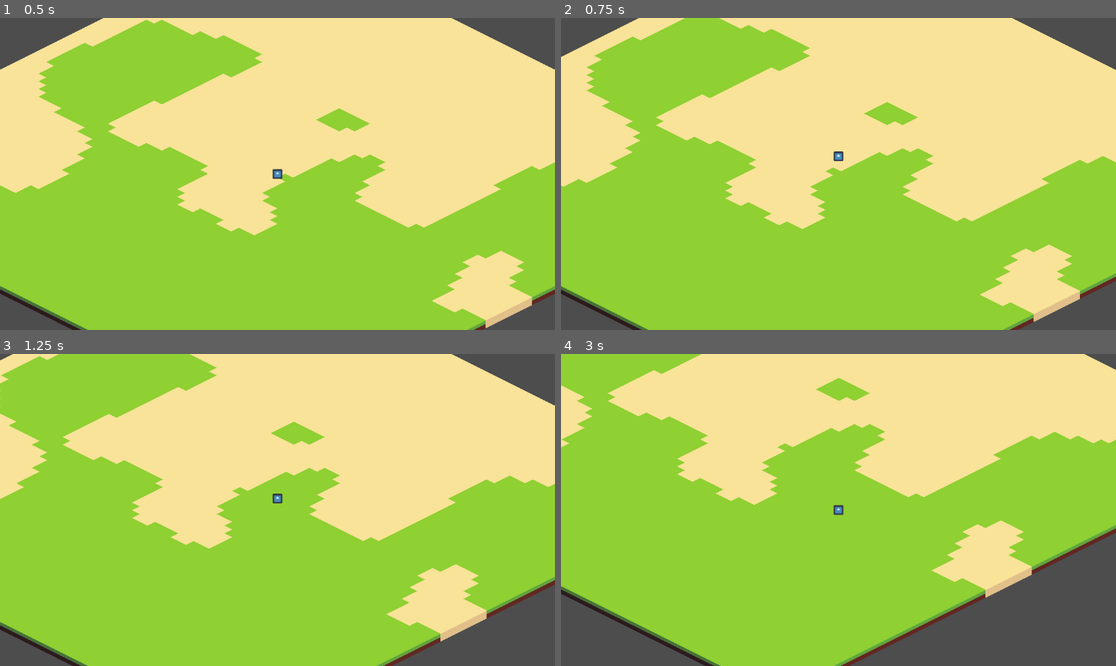
Above: before the commit, frames 1-4 (two rows, left to right).
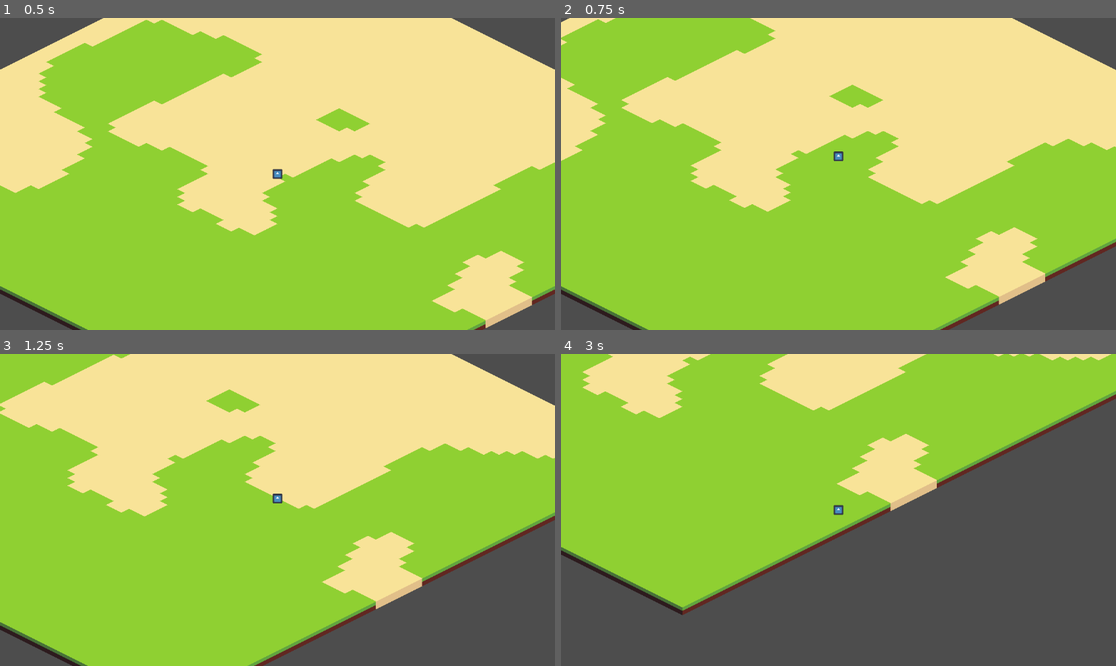
Above: after the commit, the same moments.

Repository: Ipnu22Aris33/hello-craft
Game: Godot game, scene res://scenes/World.tscn
Two runs of this game, one before a commit and one after it. Both use one fixed random seed, a clock stepped at 60 frames per second and the inputs below. The engine's default icon, where the game draws it, is replaced by a stand-in: a white triangle on a blue panel in a dark square.
Inputs (mouse positions are in pixels of both pictures, inside the frame that each line leads up to):
- Up to frame 1 (0.5 s): no input
- Up to frame 2 (0.75 s): tap Enter (ui_accept) at 0.5 s; move the mouse to (960, 158) at 0.52 s; hold Right (ui_right) from 0.53 s (still down); hold Shift from 0.53 s (still down); tap Tab (ui_focus_next) at 0.6 s; click (960, 158) at 0.67 s
- Up to frame 3 (1.25 s): keep holding Right (ui_right); keep holding Shift; tap Enter (ui_accept) at 0.77 s
- Up to frame 4 (3 s): move the mouse to (727, 525) at 1.27 s; release Right (ui_right) at 1.28 s; release Shift at 1.28 s; hold Down (ui_down) 1.28-2.03 s; tap Shift at 1.35, 2.85 s; tap Enter (ui_accept) at 1.52 s; tap Tab (ui_focus_next) at 1.55, 2.1 s; move the mouse to (894, 441) at 2.02 s; hold Right (ui_right) 2.03-2.78 s; hold Shift 2.03-2.78 s; move the mouse to (810, 572) at 2.77 s; hold Up (ui_up) from 2.78 s (still down); click (810, 572) at 2.92 s

Frame 1 is identical in both runs. In frame 2, 22% of the frame differs, in the area x 0-100%, y 0-100%; in frame 3, 34%; in frame 4, 58%.

Commit message:
feat: add dash and run mechanics, cleanup tile collision data
- Add dash ability with configurable speed and duration triggered by 'ui_focus_next'.
- Implement run speed when holding Shift key alongside normal walk speed.
- Refactor isometric movement: store facing direction for dash.
- Remove redundant physics layer collision polygons from tile definitions.
- Remove unused collision layer/mask from TileSet configuration.
- Simplify visual height offset by accessing Sprite2D node directly.

Diff:
--- a/scenes/World.tscn
+++ b/scenes/World.tscn
@@ -11,29 +11,21 @@
 texture_region_size = Vector2i(32, 32)
 0:0/0 = 0
 0:0/0/texture_origin = Vector2i(0, -8)
-0:0/0/physics_layer_0/polygon_0/points = PackedVector2Array(-16, 0, 0, -8, 16, 0, 0, 8)
 1:0/0 = 0
 1:0/0/texture_origin = Vector2i(0, -8)
-1:0/0/physics_layer_0/polygon_0/points = PackedVector2Array(-16, 0, 0, -8, 16, 0, 0, 8)
 2:0/0 = 0
 2:0/0/texture_origin = Vector2i(0, -8)
-2:0/0/physics_layer_0/polygon_0/points = PackedVector2Array(-16, 0, 0, -8, 16, 0, 0, 8)
 3:0/0 = 0
 4:0/0 = 0
 4:0/0/texture_origin = Vector2i(0, -8)
-4:0/0/physics_layer_0/polygon_0/points = PackedVector2Array(-16, 0, 0, -8, 16, 0, 0, 8)
 0:1/0 = 0
 0:1/0/texture_origin = Vector2i(0, -8)
-0:1/0/physics_layer_0/polygon_0/points = PackedVector2Array(-16, 0, 0, -8, 16, 0, 0, 8)
 1:1/0 = 0
 1:1/0/texture_origin = Vector2i(0, -8)
-1:1/0/physics_layer_0/polygon_0/points = PackedVector2Array(-16, 0, 0, -8, 16, 0, 0, 8)
 2:1/0 = 0
 2:1/0/texture_origin = Vector2i(0, -8)
-2:1/0/physics_layer_0/polygon_0/points = PackedVector2Array(-16, 0, 0, -8, 16, 0, 0, 8)
 3:1/0 = 0
 3:1/0/texture_origin = Vector2i(0, -8)
-3:1/0/physics_layer_0/polygon_0/points = PackedVector2Array(-16, 0, 0, -8, 16, 0, 0, 8)
 0:2/0 = 0
 0:2/0/texture_origin = Vector2i(0, -8)
 1:2/0 = 0
@@ -217,8 +209,6 @@
 tile_shape = 1
 tile_layout = 4
 tile_size = Vector2i(32, 16)
-physics_layer_0/collision_layer = 0
-physics_layer_0/collision_mask = 0
 sources/0 = SubResource("TileSetAtlasSource_1lgw5")
 sources/1 = SubResource("TileSetAtlasSource_hlk0d")
 
--- a/scripts/player.gd
+++ b/scripts/player.gd
@@ -1,23 +1,44 @@
 extends CharacterBody2D
 
-const SPEED := 150.0
+const WALK_SPEED := 150.0
+const RUN_SPEED := 260.0
+
+const DASH_SPEED := 700.0
+const DASH_TIME := 0.15
 
 const JUMP_FORCE := 220.0
 const GRAVITY := 500.0
 
-@onready var sprite_root := $Sprite2D
+
+# ------------------------------------------------
+# JUMP
+# ------------------------------------------------
 
 var height := 0.0
 var vertical_velocity := 0.0
 
+# ------------------------------------------------
+# DASH
+# ------------------------------------------------
+
+var dash_timer := 0.0
+var dash_direction := Vector2.ZERO
+
+# arah terakhir player
+var facing_direction := Vector2.RIGHT
+
 func _physics_process(delta):
 	# ------------------------------------------------
-	# MOVE
+	# INPUT
 	# ------------------------------------------------
 	var input := Vector2(
 		Input.get_axis("ui_left", "ui_right"),
 		Input.get_axis("ui_up", "ui_down")
 	)
+
+	# ------------------------------------------------
+	# ISOMETRIC
+	# ------------------------------------------------
 
 	var iso := Vector2(
 		input.x - input.y,
@@ -27,7 +48,42 @@
 	if iso.length() > 0:
 		iso = iso.normalized()
 
-	velocity = iso * SPEED
+		# simpan arah terakhir
+		facing_direction = iso
+
+	# ------------------------------------------------
+	# DASH START
+	# ------------------------------------------------
+
+	if Input.is_action_just_pressed("ui_focus_next"):
+		dash_timer = DASH_TIME
+		dash_direction = facing_direction
+
+	# ------------------------------------------------
+	# DASH MOVE
+	# ------------------------------------------------
+
+	if dash_timer > 0:
+		dash_timer -= delta
+
+		velocity = dash_direction * DASH_SPEED
+
+	# ------------------------------------------------
+	# NORMAL MOVE
+	# ------------------------------------------------
+
+	else:
+		var speed := WALK_SPEED
+
+		# RUN
+		if Input.is_key_pressed(KEY_SHIFT):
+			speed = RUN_SPEED
+
+		velocity = iso * speed
+
+	# ------------------------------------------------
+	# MOVE
+	# ------------------------------------------------
 
 	move_and_slide()
 
@@ -46,5 +102,8 @@
 		height = 0
 		vertical_velocity = 0
 
-	# VISUAL OFFSET
-	sprite_root.position.y = - height
+	# ------------------------------------------------
+	# VISUAL HEIGHT
+	# ------------------------------------------------
+
+	$Sprite2D.position.y = - height
